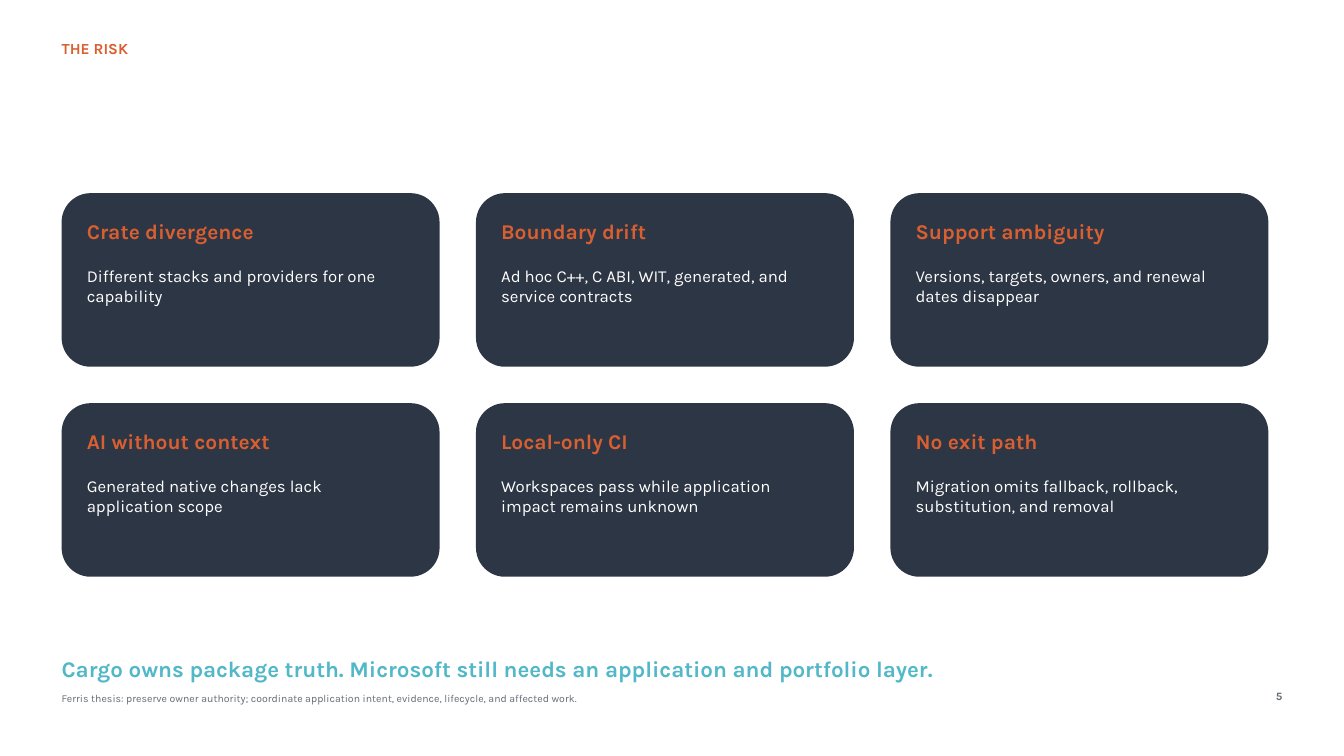
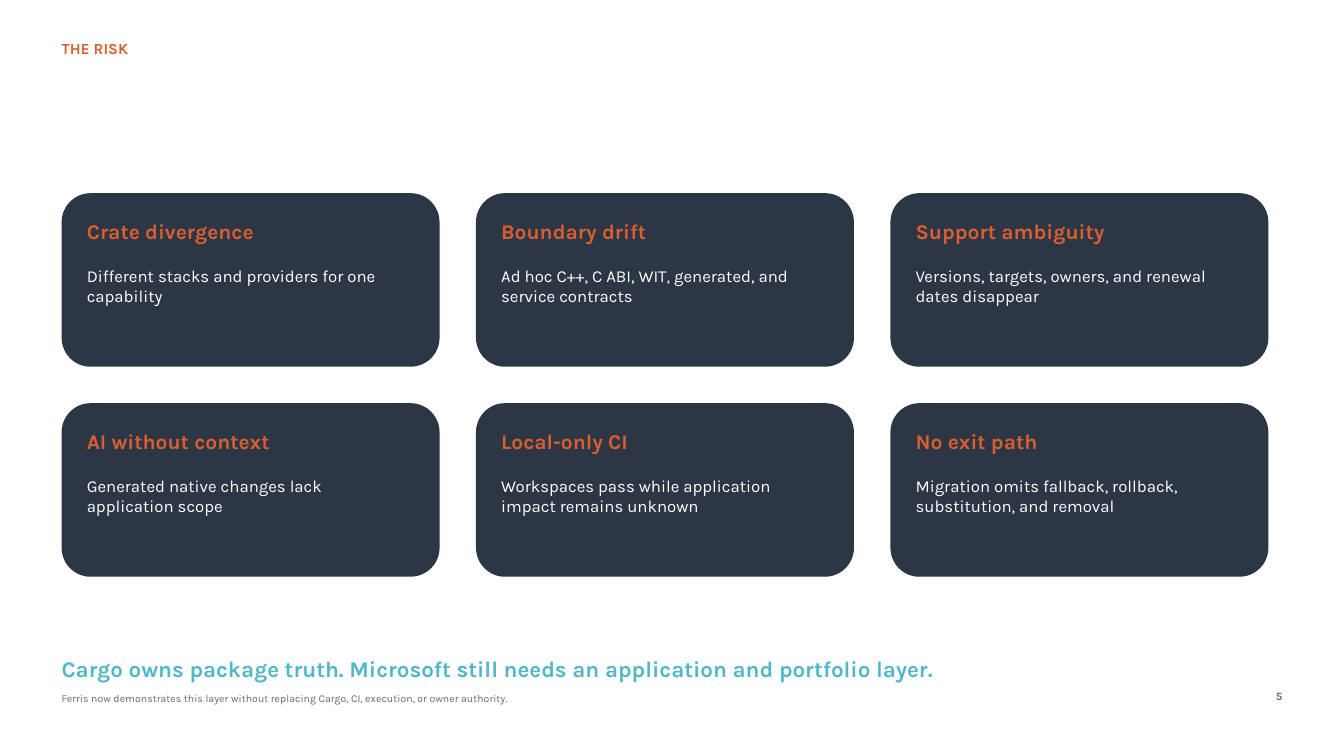
Before and after one commit to giodl73-repo/FERRIS, a slide deck: slide 5 of docs/leadership/MICROSOFT_RUST_INVESTMENT_DECK.pptx. Drawn at 1344x756 pixels with LibreOffice and Linux fonts; fonts in the diff are those of the drawing. Boxes give left, top, right and bottom in pixels: in the first picture for what was removed or moved away, otherwise in the second. Text is boxed around its words. In the diff, an @@ line names an element or a change of style, - is before the commit and + after.

```diff
--- a/docs/leadership/MICROSOFT_RUST_INVESTMENT_DECK.pptx
+++ b/docs/leadership/MICROSOFT_RUST_INVESTMENT_DECK.pptx
@@ text at (62, 695, 507, 705): text changed @@
-Ferris thesis: preserve owner authority; coordinate application intent, evidence, lifecycle, and affected work.
+Ferris now demonstrates this layer without replacing Cargo, CI, execution, or owner authority.
```
Also in this commit, not shown: 3 other slides changed, 2 slides added, 2 slides removed, 6 other files.
